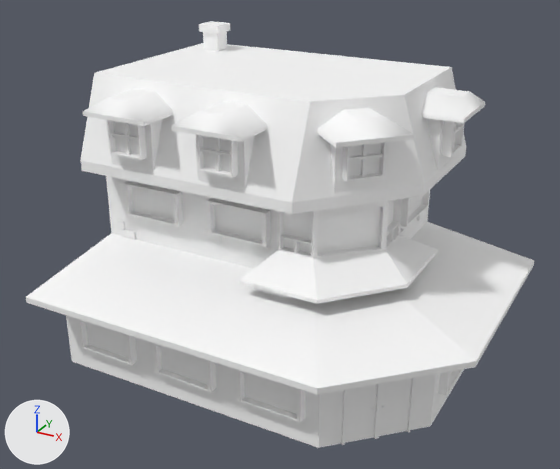
Two versions of the FBX model Assets/Art/Static Meshes/City/Buildings/Unique/SM_Cornerstore.fbx, one commit apart.
Before and after are seen from a 50 mm camera at (12.56, -23.22, 16.45) aimed at (0.19, -0.74, 5.2). Arrows for +X, +Y and +Z are at lower left; the lights stay in place. The picture after the commit comes second. Where no turn or scale is listed for an object, it has been applied to the vertices.

Names of what the first picture shows: 'SM_Cornerstore'.
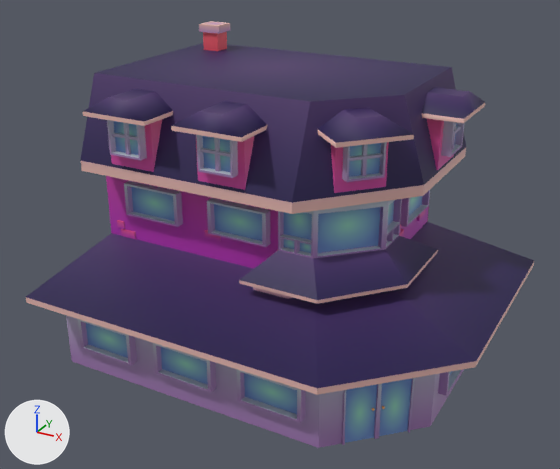
Where the newer file only moved an object's origin or applied its transform, the numbers keep the older frame.

Location of each change, (x1, y1, x2, y2) in pixels of the pictures (560 x 469 px):
'SM_Cornerstore', recoloured (darker): (26, 21, 534, 448) in both

What the commit changed:
Picture 'T_Atlas_Buildings_BC.png' (img_t_atlas_buildings_bc_png) is new.
Material 'Material #36.076' (mat_material__36_076) is new.
Its texture is img_t_atlas_buildings_bc_png.
Its roughness is 0.553.
me_mesh_064 has 1127 vertices, 693 faces and spans x -7.1..8.1, y -6.2..5.6, z 0.0..11.6.
me_mesh_064 no longer uses material mat_material__36_054 (white #ffffff).
me_mesh_064 gains material mat_material__36_076 (picture img_t_atlas_buildings_bc_png).
